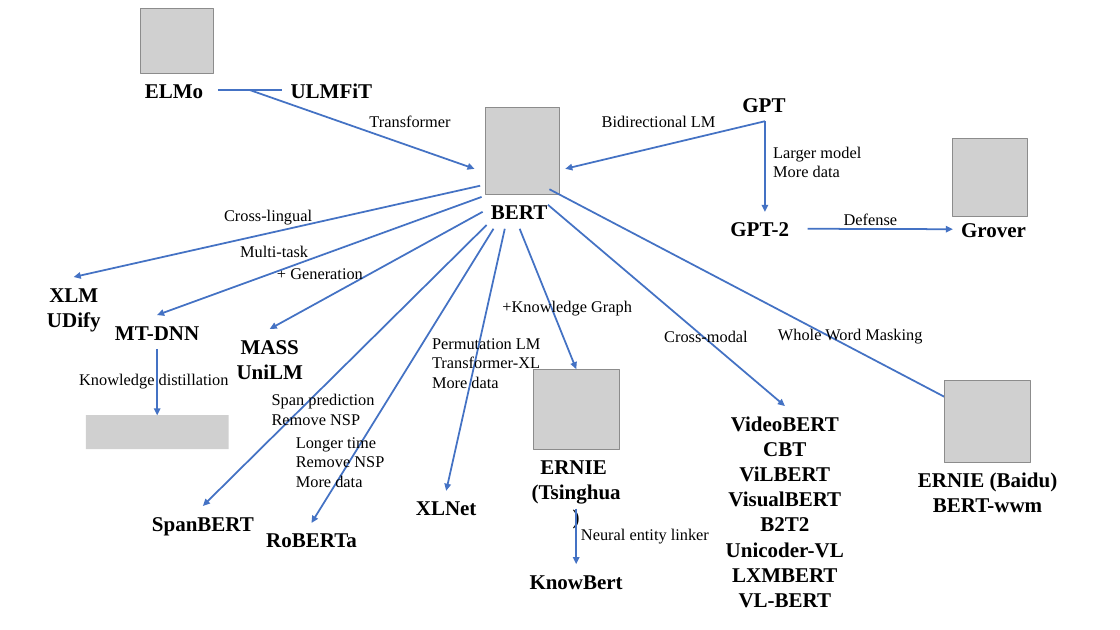
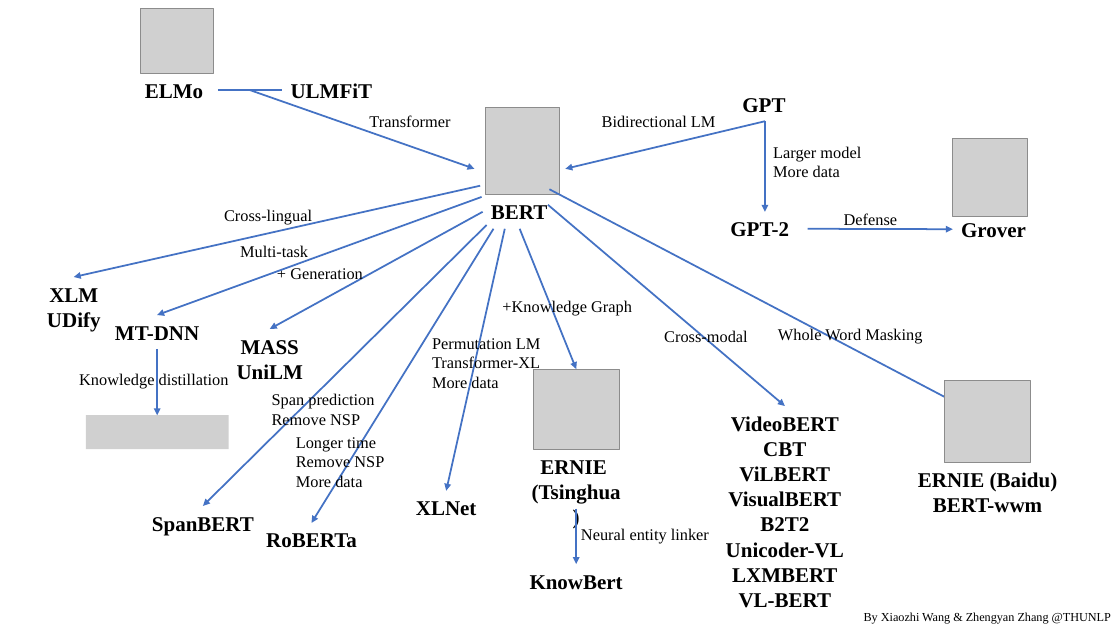
Before and after one commit to thunlp/PLMpapers, a slide deck: slide 1 of PLMfamily.pptx. Drawn at 1120x630 pixels with LibreOffice and Linux fonts; fonts in the diff are those of the drawing; grey boxes stand for pictures. Boxes give left, top, right and bottom in pixels: in the first picture for what was removed or moved away, otherwise in the second. Text is boxed around its words. In the diff, an @@ line names an element or a change of style, - is before the commit and + after.

```diff
--- a/PLMfamily.pptx
+++ b/PLMfamily.pptx
@@ text added at box(864, 612, 1111, 624), 10.5 pt, text #000000 @@
+By Xiaozhi Wang & Zhengyan Zhang @THUNLP
```
Also in this commit, not shown: 2 other files.
